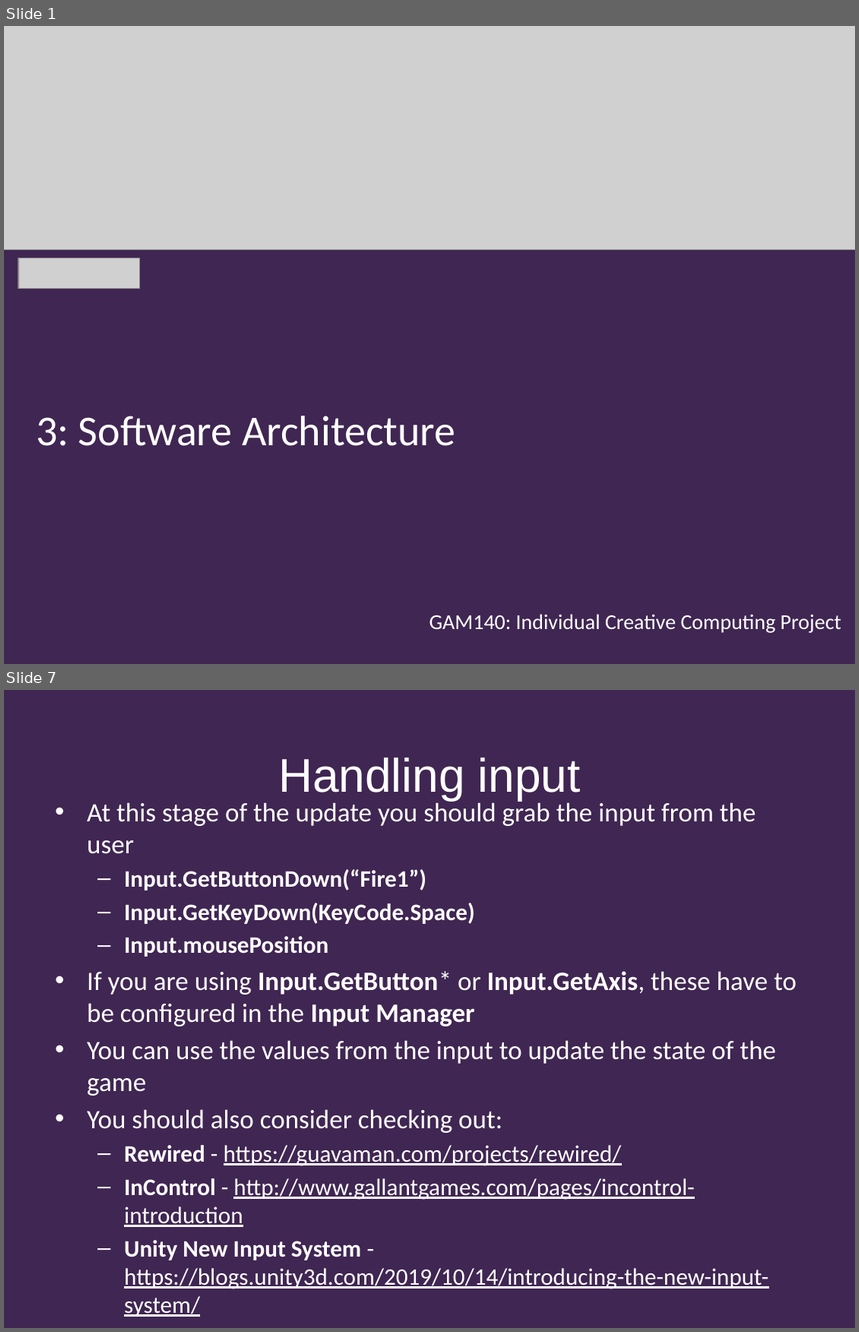
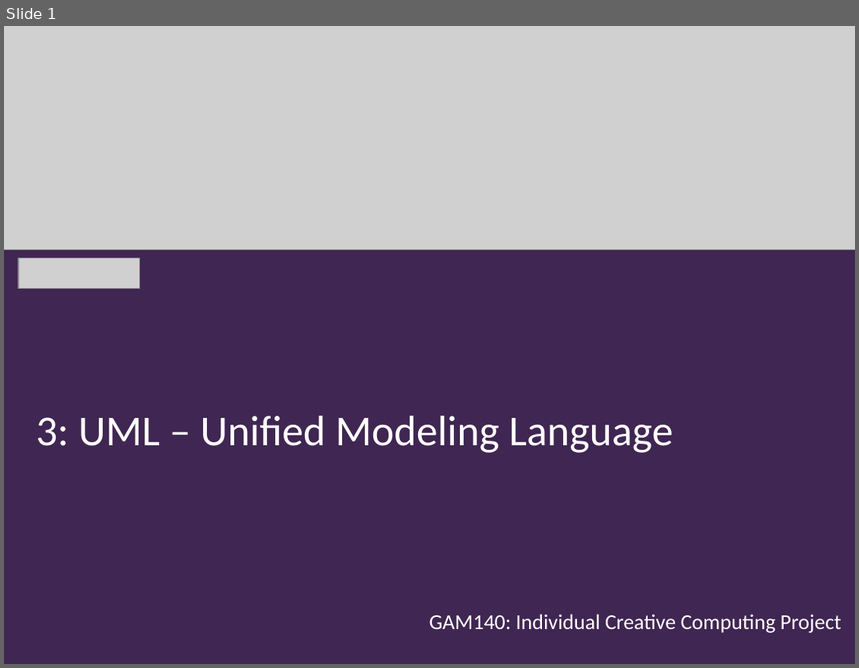
Before and after one commit to Falmouth-Games-Academy/bsc-course-materials, a slide deck: COMP140/04/2019-20-COMP140-04-lecture.pptx. Shown one above the other, each under a label of ours: slides 1 and 7 before the commit, slide 1 after it; the slides between them are not shown. The pictures are 859x1332 and 859x668 pixels, drawn with LibreOffice and Linux fonts; fonts in the diff are those of the drawing; grey boxes stand for pictures; background and template pictures are left out. Boxes give left, top, right and bottom in pixels: in the first picture for what was removed or moved away, otherwise in the second. Text is boxed around its words. In the diff, an @@ line names an element or a change of style, - is before the commit and + after.

```diff
--- a/COMP140/04/2019-20-COMP140-04-lecture.pptx
+++ b/COMP140/04/2019-20-COMP140-04-lecture.pptx
@@ slide 7 removed at (4, 690, 855, 1328), background #402652 @@
@@ title removed at (278, 758, 581, 801) @@
-Handling input
@@ text removed at (87, 799, 797, 1317) @@
-• At this stage of the update you should grab the input from the user
-  – Input.GetButtonDown(“Fire1”)
-  – Input.GetKeyDown(KeyCode.Space)
-  – Input.mousePosition
-• If you are using Input.GetButton* or Input.GetAxis, these have to be configured in the Input Manager
-• You can use the values from the input to update the state of the game
-• You should also consider checking out:
-  – Rewired - https://guavaman.com/projects/rewired/
-  – InControl - http://www.gallantgames.com/pages/incontrol-introduction
-  – Unity New Input System - https://blogs.unity3d.com/2019/10/14/introducing-the-new-input-system/
@@ slide 1 changed as well @@
@@ text at (36, 416, 674, 453): text changed @@
-3: Software Architecture
+3: UML – Unified Modeling Language
```
Also in this commit, not shown: 3 other slides changed, 10 slides added, 9 other slides removed, 2 other files.
